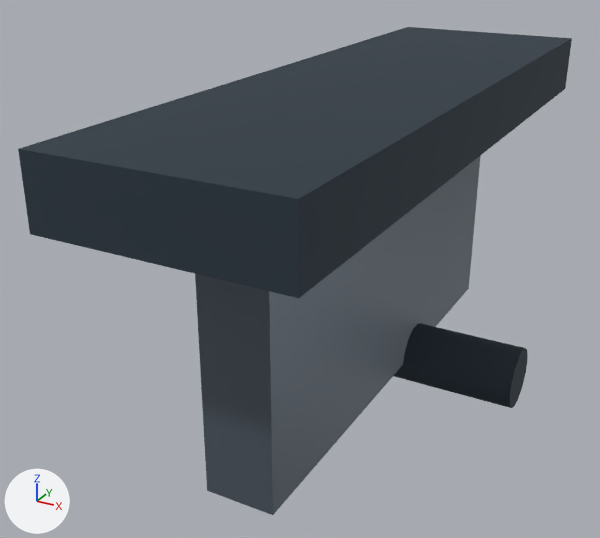
One commit to the glTF model motion/models/lying_leg_curl.glb: the scene before it, then after it.
The view is the same before and after, from a camera (50 mm lens) standing at (0.626, -1.549, 0.914) and looking at (-0.115, -0.202, 0.24). Arrows for +X, +Y and +Z are at lower left; the lights stay in place. The first picture is the older version. Where no turn or scale is listed for an object, it has been applied to the vertices.

Before the edit, the objects in view are built like this:
```python
mat_material_0 = principled_material('Material_0')
mat_material_0.base_color = (0.0194, 0.0343, 0.0513)  # dark blue #263440
mat_material_0.roughness = 0.84
me_mesh_0 = bpy.data.meshes.new('Mesh_0')
me_mesh_0.from_pydata(...)  # a box spanning x -0.21..0.21, y -0.675..0.675, z -0.06..0.06
me_mesh_0.materials.append(mat_material_0)  # dark blue #263440
me_mesh_1 = bpy.data.meshes.new('Mesh_1')
me_mesh_1.from_pydata(...)  # a box spanning x -0.065..0.065, y -0.5..0.5, z -0.26..0.26
me_mesh_1.materials.append(mat_material_1)  # greyish blue #606b76
me_mesh_2 = bpy.data.meshes.new('Mesh_2')
me_mesh_2.from_pydata(...)  # 44 vertices, 80 faces; spans x -0.3..0.3, y -0.065..0.065, z -0.065..0.065
me_mesh_2.materials.append(mat_material_0)  # dark blue #263440
ob_anklepad = bpy.data.objects.new('anklePad', me_mesh_2)
ob_anklepad.location = (0.0, 0.0, 0.0)
ob_frame = bpy.data.objects.new('frame', me_mesh_1)
ob_frame.location = (0.0, -0.12, 0.26)
ob_pronebench = bpy.data.objects.new('proneBench', me_mesh_0)
ob_pronebench.location = (0.0, -0.12, 0.56)
```
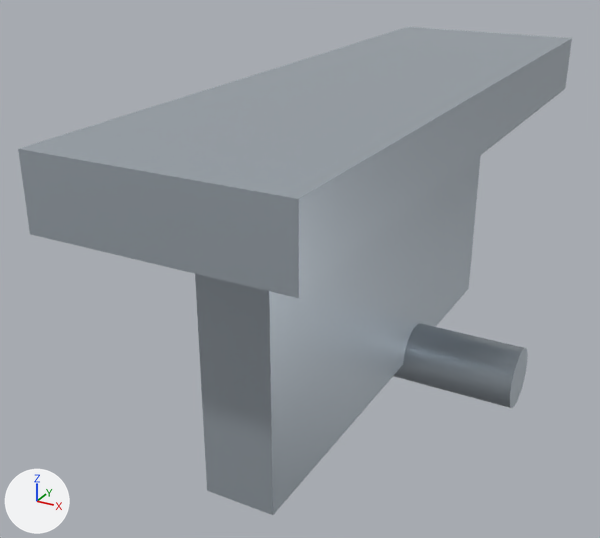
Where the change shows, as pixel boxes [x1, y1, x2, y2] in the pictures (600 x 538 px):
'proneBench', recoloured, surface changed (dark blue to pale blue): [18, 27, 572, 298] in both
'frame', recoloured, surface changed (lighter): [195, 155, 481, 515] in both
'anklePad', recoloured, surface changed (dark blue to pale blue): [394, 323, 528, 408] in both

The change, as a list of edits to the scene's bpy script:
```text
Change mat_material_0:
    mat_material_0.base_color: (0.0194, 0.0343, 0.0513) -> (0.491, 0.552, 0.61)  # dark blue #263440 -> pale blue #bac4cd
    mat_material_0.roughness: 0.84 -> 0.36
    mat_material_0.metallic: 0.0 -> 0.62
Change me_mesh_1:
    where me_mesh_1.from_pydata(...)  # 8 vertices, 12 faces; spans x -0.065..0.065, y -0.5..0.5, z -0.26..0.26
    remove me_mesh_1.materials.append(mat_material_1)  # greyish blue #606b76
    add me_mesh_1.materials.append(mat_material_0)  # pale blue #bac4cd
```
